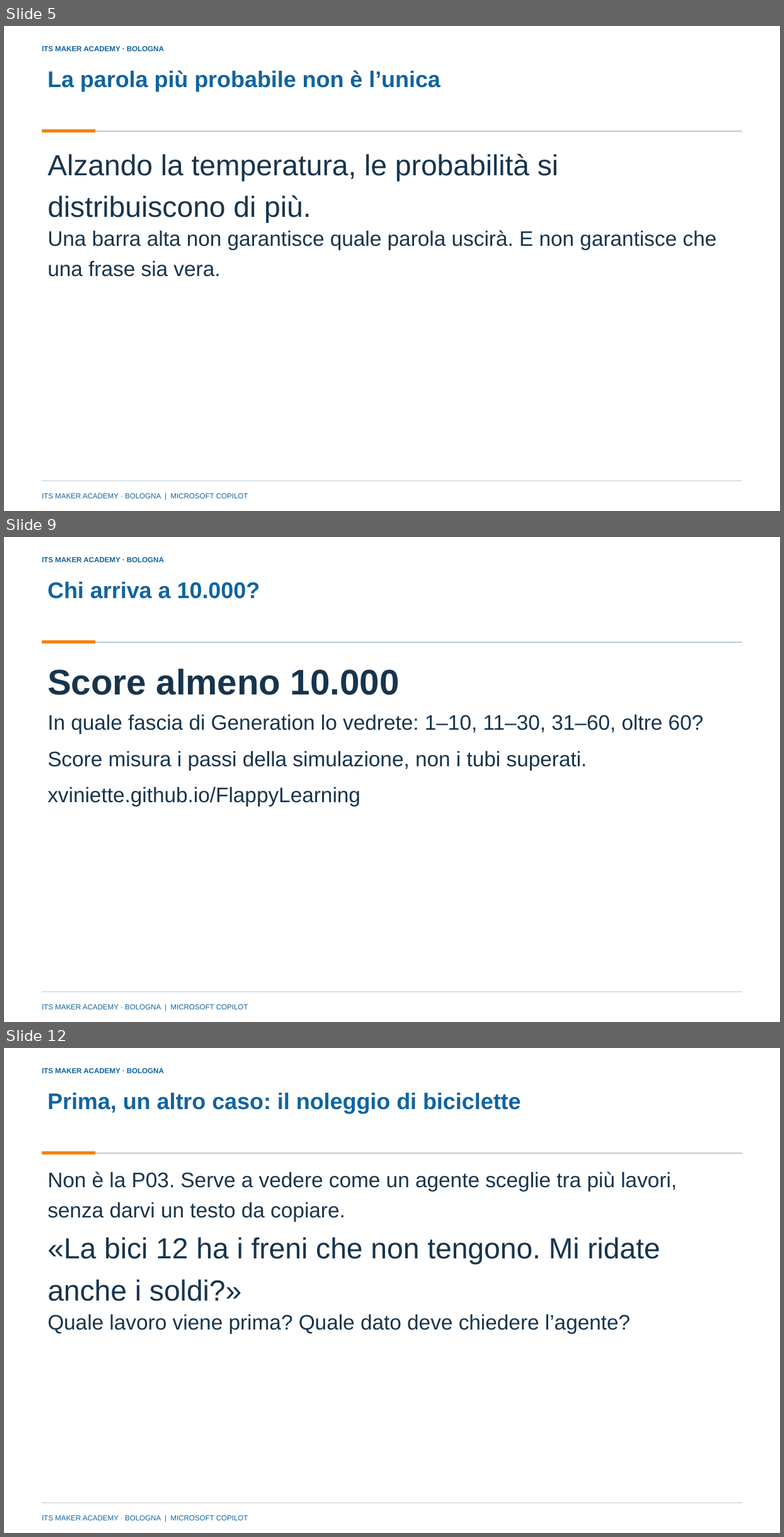
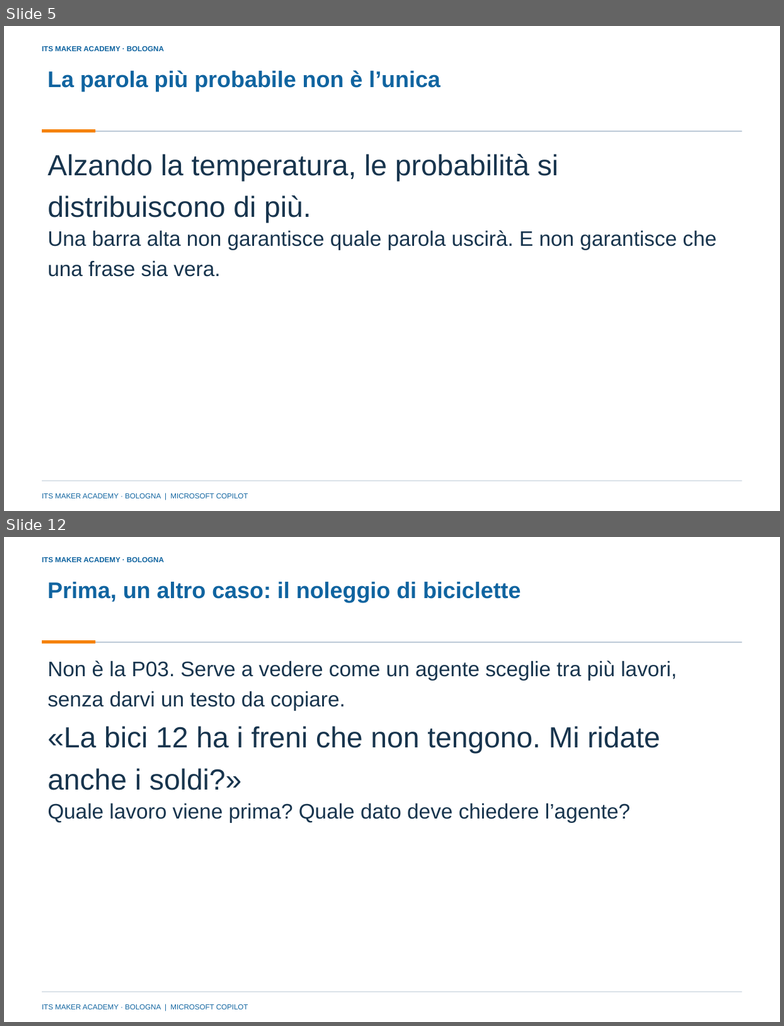
Before and after one commit to franzo9393/ITSCorso_UnslothStudio-Git, a slide deck: lezione 4 - reti neurali e agenti con orchestrazione/Lezione4_Reti_neurali_e_agenti_con_orchestrazione_ITS_MAKER.pptx. Shown one above the other, each under a label of ours: slides 5, 9 and 12 before the commit, slides 5 and 12 after it; the slides between them are not shown. The pictures are 784x1537 and 784x1026 pixels, drawn with LibreOffice and Linux fonts; fonts in the diff are those of the drawing; background and template pictures are left out. Boxes give left, top, right and bottom in pixels: in the first picture for what was removed or moved away, otherwise in the second. Text is boxed around its words. In the diff, an @@ line names an element or a change of style, - is before the commit and + after.

Commit message:
Lezione 4: Playground al centro (quanti neuroni servono), Flappy solo dimostrazione del docente

```diff
--- a/lezione 4 - reti neurali e agenti con orchestrazione/Lezione4_Reti_neurali_e_agenti_con_orchestrazione_ITS_MAKER.pptx
+++ b/lezione 4 - reti neurali e agenti con orchestrazione/Lezione4_Reti_neurali_e_agenti_con_orchestrazione_ITS_MAKER.pptx
@@ slide 9 removed at <box>4,537,780,1022</box>, background picture (left out); not listed: 5 template elements that a slide beside it also shows @@
@@ title removed at <box>47,582,260,599</box> @@
-Chi arriva a 10.000?
@@ text removed at <box>47,669,400,695</box> @@
-Score almeno 10.000
@@ text removed at <box>47,714,704,734</box> @@
-In quale fascia di Generation lo vedrete: 1–10, 11–30, 31–60, oltre 60?
@@ text removed at <box>47,751,587,770</box> @@
-Score misura i passi della simulazione, non i tubi superati.
@@ text removed at <box>47,786,361,806</box> @@
-xviniette.github.io/FlappyLearning
```
Also in this commit, not shown: 2 slides changed, 4 slides added, 3 other slides removed, 10 other files.
